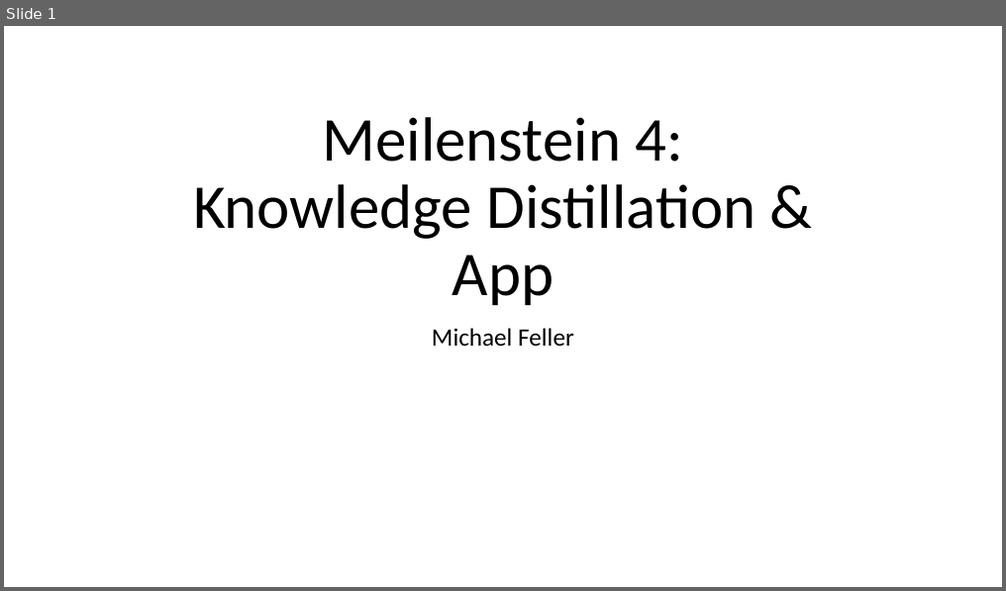
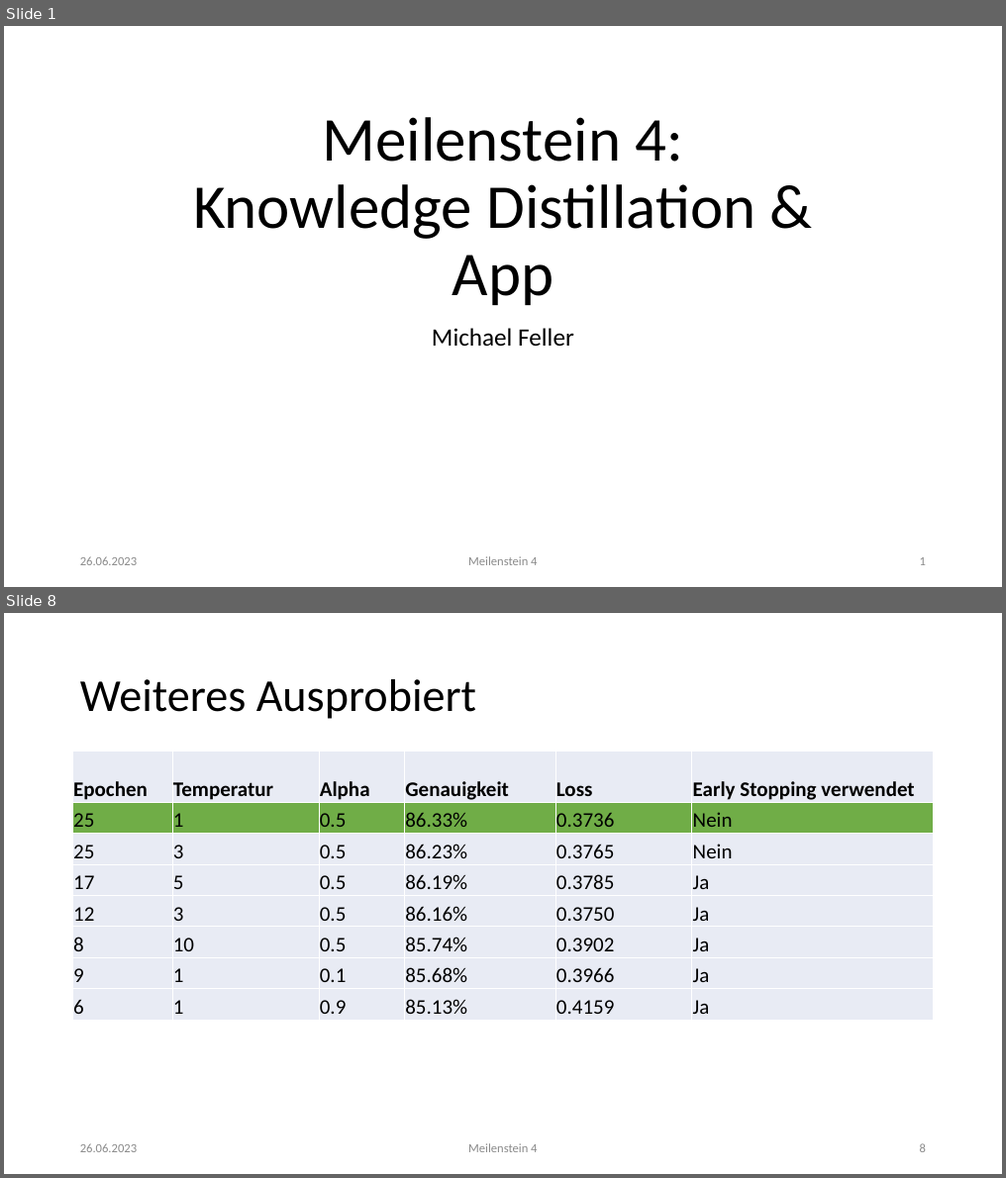
Before and after one commit to mfeller2000/DeepLearning-OCR-App, a slide deck: doc/meilensteine/MS4.pptx. Shown one above the other, each under a label of ours: slide 1 before the commit, slides 1 and 8 after it; the slides between them are not shown. The pictures are 1006x591 and 1006x1178 pixels, drawn with LibreOffice and Linux fonts; fonts in the diff are those of the drawing. Boxes give left, top, right and bottom in pixels: in the first picture for what was removed or moved away, otherwise in the second. Text is boxed around its words. In the diff, an @@ line names an element or a change of style, - is before the commit and + after.

```diff
--- a/doc/meilensteine/MS4.pptx
+++ b/doc/meilensteine/MS4.pptx
@@ slide 8 added at bbox=[4, 613, 1002, 1174], background #FFFFFF @@
@@ title added at bbox=[80, 679, 476, 719], 44 pt, text #000000 @@
+Weiteres Ausprobiert
@@ table added at bbox=[73, 752, 933, 1020], 8 rows, 6 columns @@
+Epochen | Temperatur | Alpha | Genauigkeit | Loss | Early Stopping verwendet
+25 | 1 | 0.5 | 86.33% | 0.3736 | Nein
+25 | 3 | 0.5 | 86.23% | 0.3765 | Nein
+17 | 5 | 0.5 | 86.19% | 0.3785 | Ja
+12 | 3 | 0.5 | 86.16% | 0.3750 | Ja
+8 | 10 | 0.5 | 85.74% | 0.3902 | Ja
+9 | 1 | 0.1 | 85.68% | 0.3966 | Ja
+6 | 1 | 0.9 | 85.13% | 0.4159 | Ja
@@ text added at bbox=[80, 1144, 137, 1153], 12 pt, text #8C8C8C @@
+26.06.2023
@@ text added at bbox=[468, 1144, 537, 1153], 12 pt, text #8C8C8C @@
+Meilenstein 4
@@ page number added at bbox=[920, 1144, 926, 1153], 12 pt, text #8C8C8C @@
+8
@@ slide 1 changed as well @@
@@ text added at bbox=[80, 557, 137, 566], 12 pt, text #8C8C8C @@
+26.06.2023
@@ text added at bbox=[468, 557, 537, 566], 12 pt, text #8C8C8C @@
+Meilenstein 4
@@ page number added at bbox=[920, 558, 926, 566], 12 pt, text #8C8C8C @@
+1
```
Also in this commit, not shown: 2 other slides changed, 11 other slides added, 17 other files.
